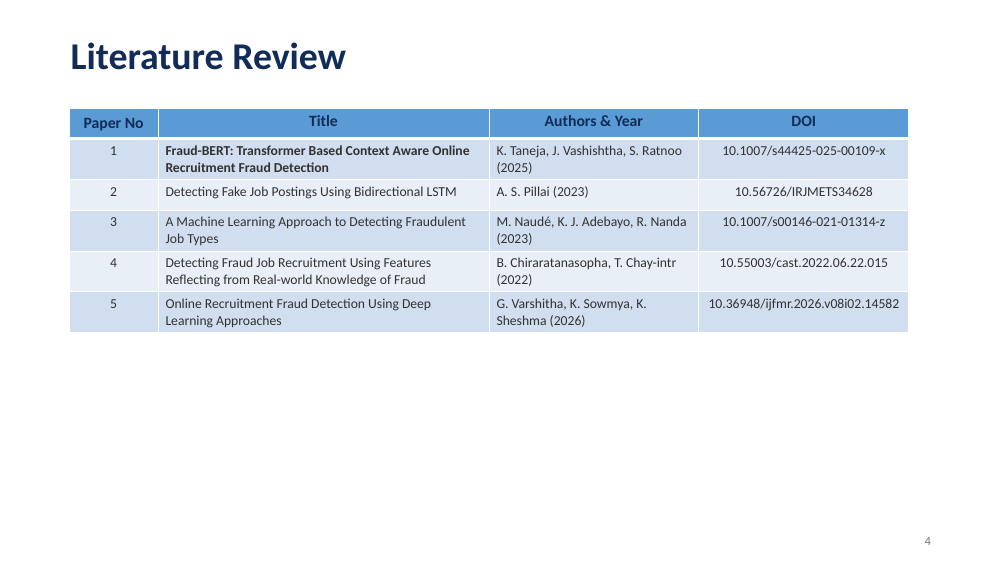
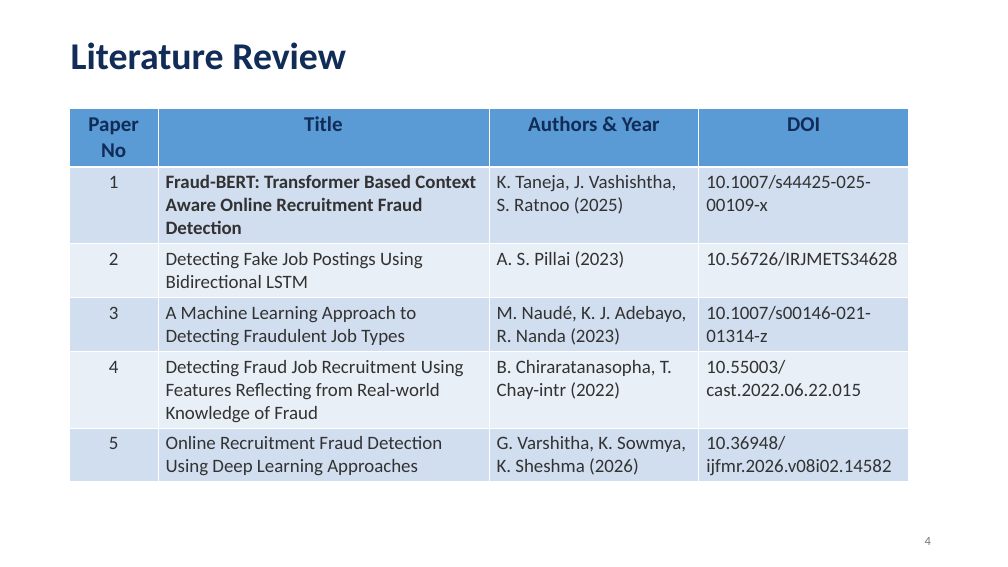
Before and after one commit to akhileshyadav8/Research-Fake-Job-Detection, a slide deck: slide 4 of MST1/Fraud_BERT_Research_Paper_Presentation.pptx. Drawn at 1008x567 pixels with LibreOffice and Linux fonts; fonts in the diff are those of the drawing; background and template pictures are left out. Boxes give left, top, right and bottom in pixels: in the first picture for what was removed or moved away, otherwise in the second. Text is boxed around its words. In the diff, an @@ line names an element or a change of style, - is before the commit and + after.

```diff
--- a/MST1/Fraud_BERT_Research_Paper_Presentation.pptx
+++ b/MST1/Fraud_BERT_Research_Paper_Presentation.pptx
@@ table at (70,108,910,480) @@
@@ size 15 to 20 pt in "Paper No", "Title", "Authors & Year", "DOI" @@
@@ size 13 to 18 pt @@
@@ alignment centre to left @@
```
Also in this commit, not shown: 8 other slides changed, 7 other files.
